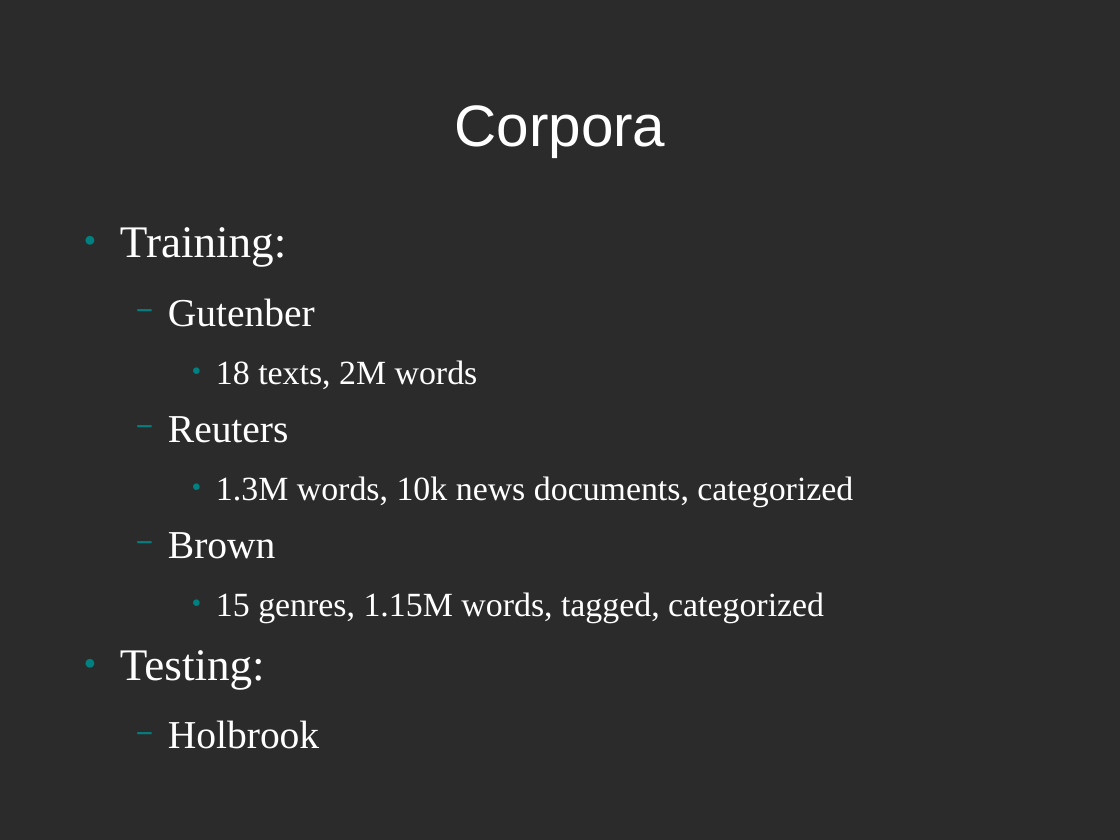
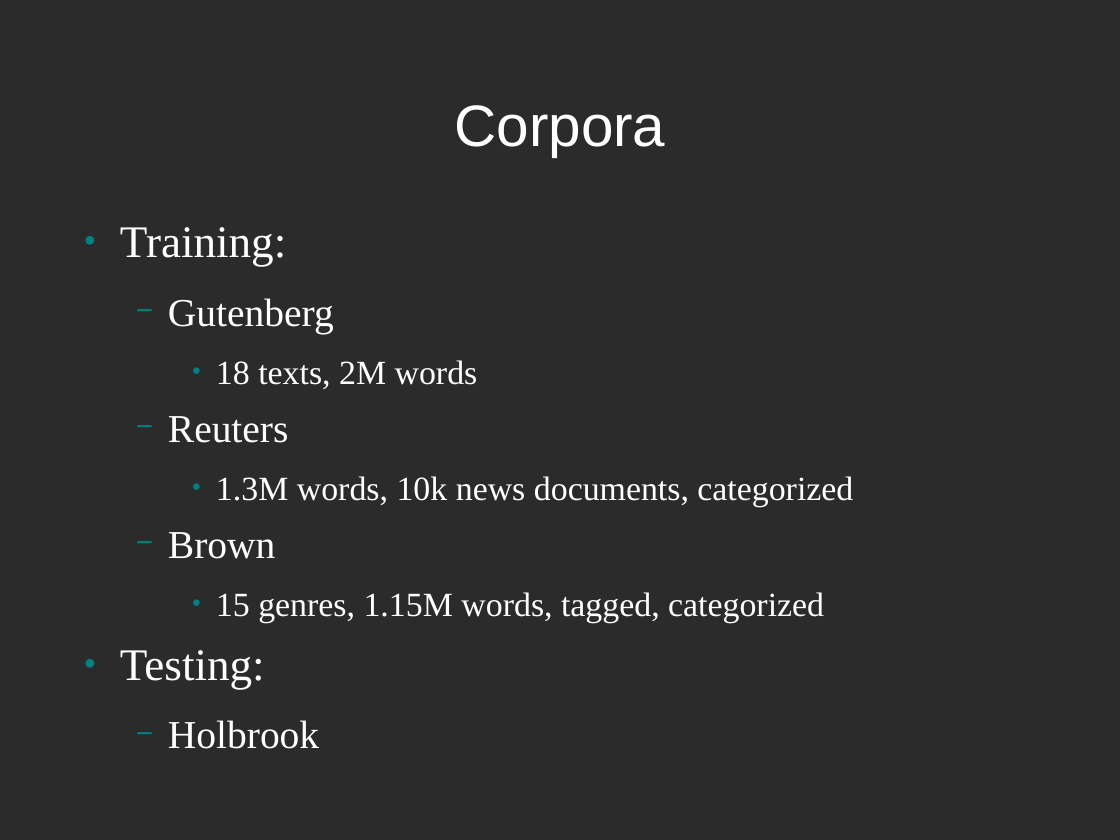
Before and after one commit to Machyne/Spelling, a slide deck: slide 4 of papers/presentation.odp. Drawn at 1120x840 pixels with LibreOffice and Linux fonts; fonts in the diff are those of the drawing; background and template pictures are left out; a plain dark background stands for a picture behind light text. Boxes give left, top, right and bottom in pixels: in the first picture for what was removed or moved away, otherwise in the second. Text is boxed around its words. In the diff, an @@ line names an element or a change of style, - is before the commit and + after.

```diff
--- a/papers/presentation.odp
+++ b/papers/presentation.odp
@@ text at <box>168,298,334,334</box>: text changed @@
-  − Gutenber
+  − Gutenberg
```
Also in this commit, not shown: 1 other slide changed, 12 other files.
